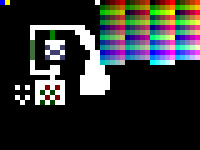
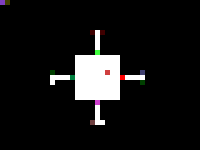
Before/after of a (200, 150) layered artwork. What changed in the layer stack:
hid "guide" over (x1=90, y1=0, x2=200, y2=65)
painted on "wallmask" over (x1=0, y1=0, x2=145, y2=125)
hid "Background", painted on it over (x1=0, y1=0, x2=200, y2=125)
